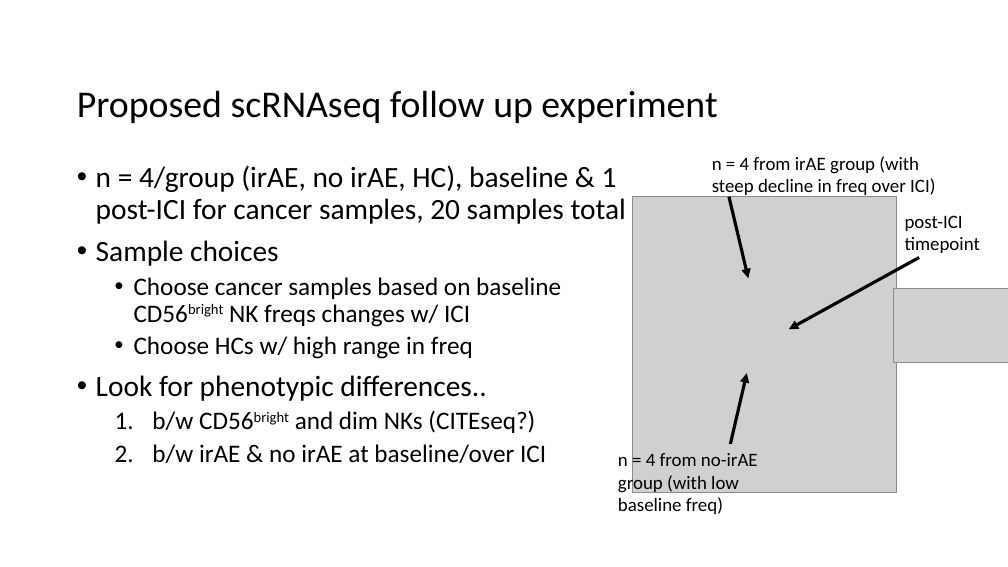
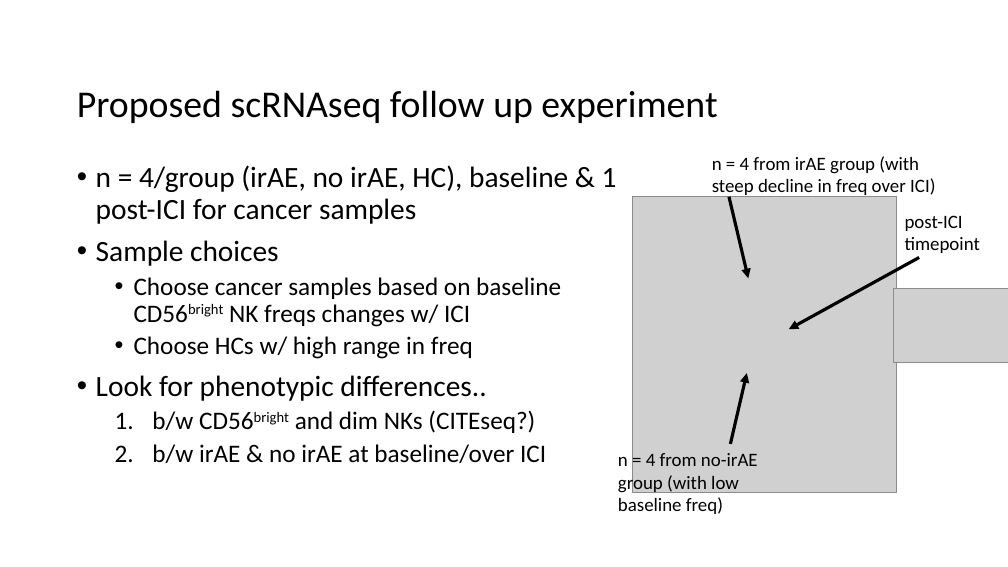
Before and after one commit to tybottorff/bottorffdocs, a slide deck: slide 3 of presentations/weekly_meetings/2025_1_30.pptx. Drawn at 1008x567 pixels with LibreOffice and Linux fonts; fonts in the diff are those of the drawing; grey boxes stand for pictures. Boxes give left, top, right and bottom in pixels: in the first picture for what was removed or moved away, otherwise in the second. Text is boxed around its words. In the diff, an @@ line names an element or a change of style, - is before the commit and + after.

Commit message:
UPdate slides

```diff
--- a/presentations/weekly_meetings/2025_1_30.pptx
+++ b/presentations/weekly_meetings/2025_1_30.pptx
@@ text at [96, 165, 617, 224]: text changed @@
-• n = 4/group (irAE, no irAE, HC), baseline & 1 post-ICI for cancer samples, 20 samples total
+• n = 4/group (irAE, no irAE, HC), baseline & 1 post-ICI for cancer samples
```
Also in this commit, not shown: 1 other slide changed.
